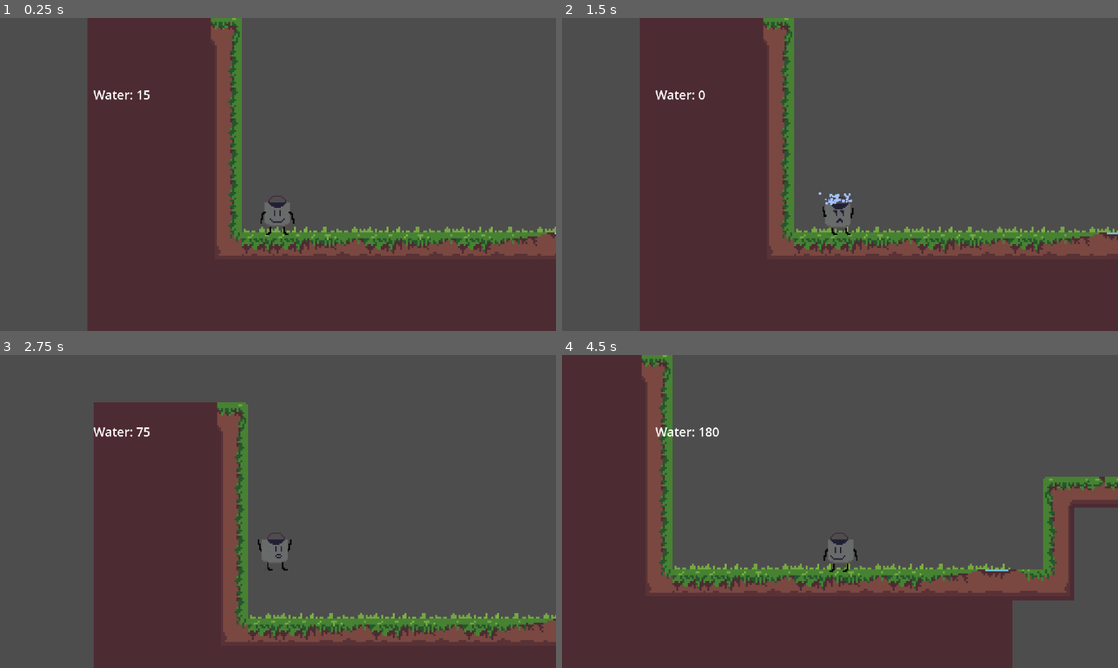
Above: before the commit, frames 1-4 (two rows, left to right).
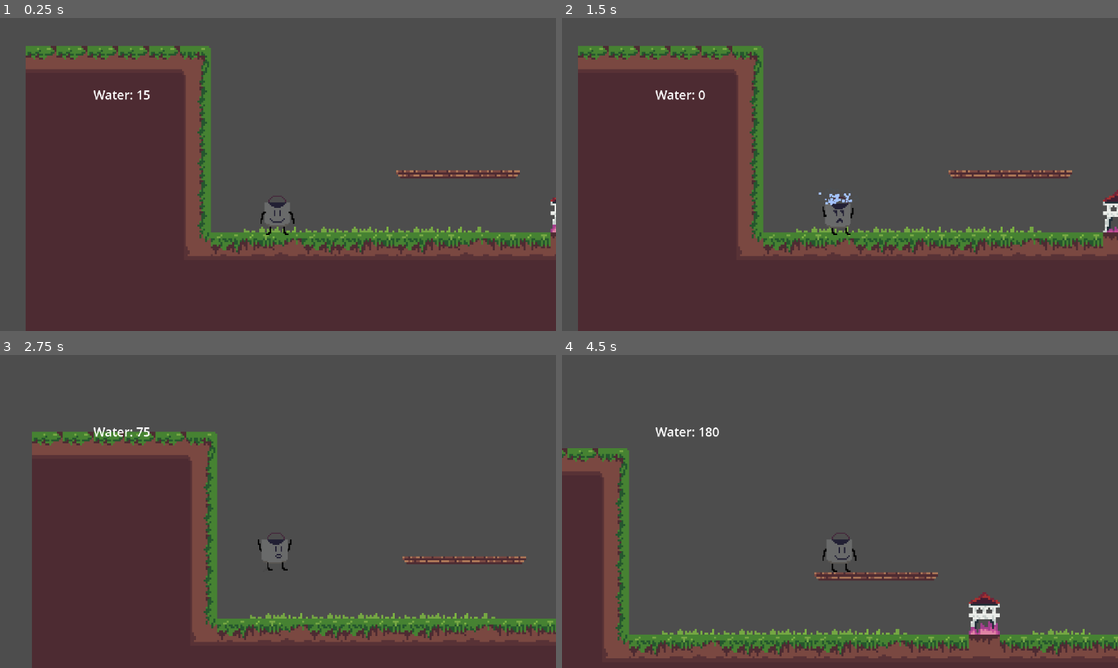
Above: after the commit, the same moments.

Repository: nsriv531/GWJ58
Game: Godot game, scene res://Scene/Level2.tscn
The game is run twice, just before and just after one commit, with the same random seed, the same clock (stepped at 60 frames per second) and the same inputs. Before the commit the project starts from res://Scene/Main.tscn.
Inputs:
- Up to frame 1 (0.25 s): no input
- Up to frame 2 (1.5 s): hold D (right) from 0.53 s (still down); tap Space (dump) at 0.6, 1.35 s; tap W (jump) at 0.77 s
- Up to frame 3 (2.75 s): tap W (jump) at 1.52 s; release D (right) at 2.03 s; hold A (left) from 2.03 s (still down); tap Space (dump) at 2.1 s
- Up to frame 4 (4.5 s): release A (left) at 2.78 s; hold D (right) 2.78-4.28 s; tap Space (dump) at 2.85, 3.6, 4.35 s; tap W (jump) at 3.02, 3.77 s; hold A (left) from 4.28 s (still down)

The runs differ from the first frame. In frame 1, 23% of the frame differs, in the area x 4-100%, y 0-100%; in frame 2, 23%; in frame 3, 21%; in frame 4, 37%, in the area x 0-100%, y 0-100%.

Commit message:
fixed level 2 bug

Diff:
--- a/Scene/Level2.tscn
+++ b/Scene/Level2.tscn
@@ -45,5 +45,5 @@
 volume_db = -30.488
 autoplay = true
 
-[node name="RigidBody2D" parent="." instance=ExtResource("4_3sxa8")]
+[node name="Player" parent="." instance=ExtResource("4_3sxa8")]
 position = Vector2(-246, 387)
--- a/project.godot
+++ b/project.godot
@@ -11,7 +11,7 @@
 [application]
 
 config/name="BucketGame"
-run/main_scene="res://Scene/Main.tscn"
+run/main_scene="res://Scene/Level2.tscn"
 config/features=PackedStringArray("4.0", "Forward Plus")
 
 [display]
